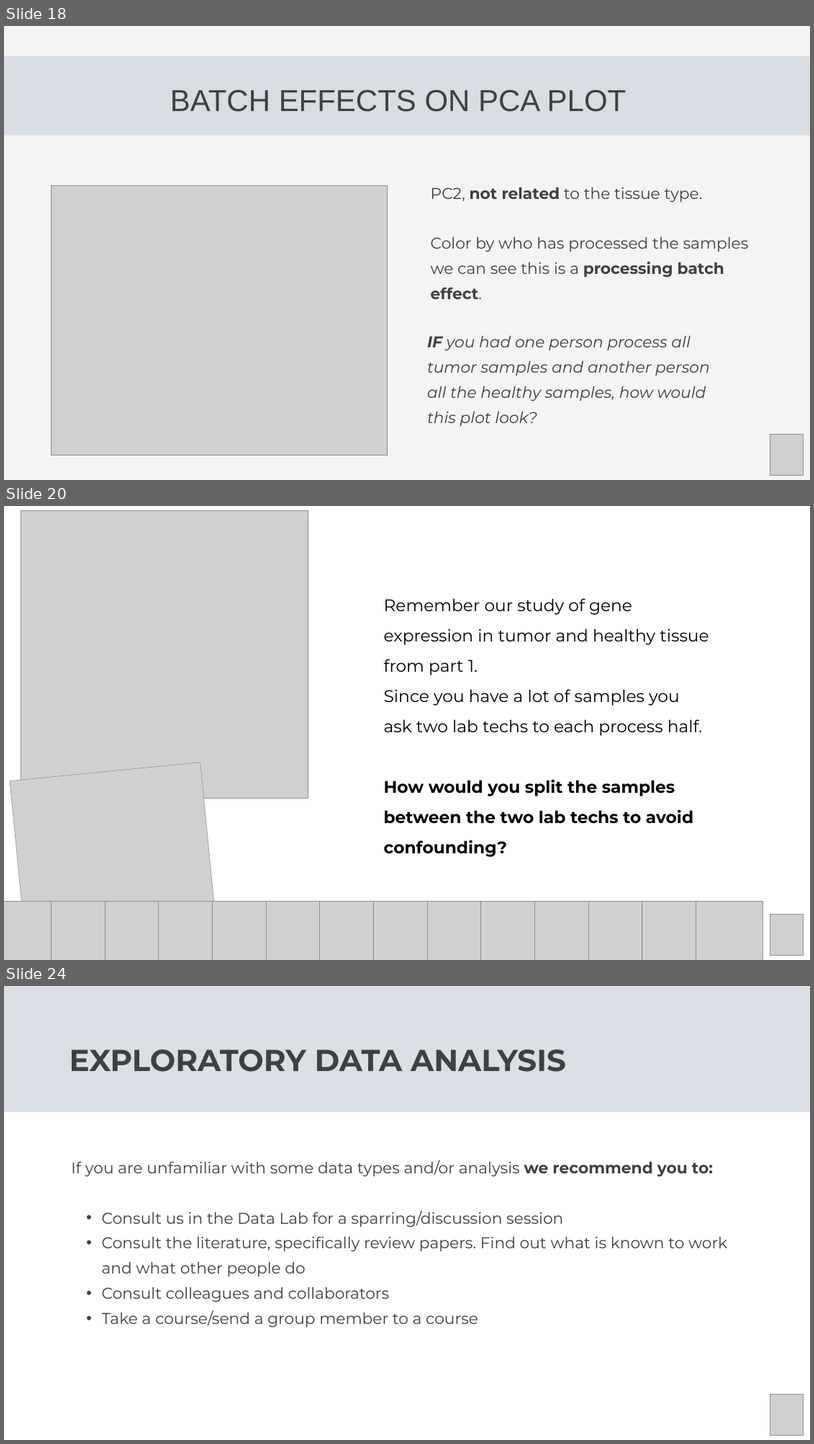
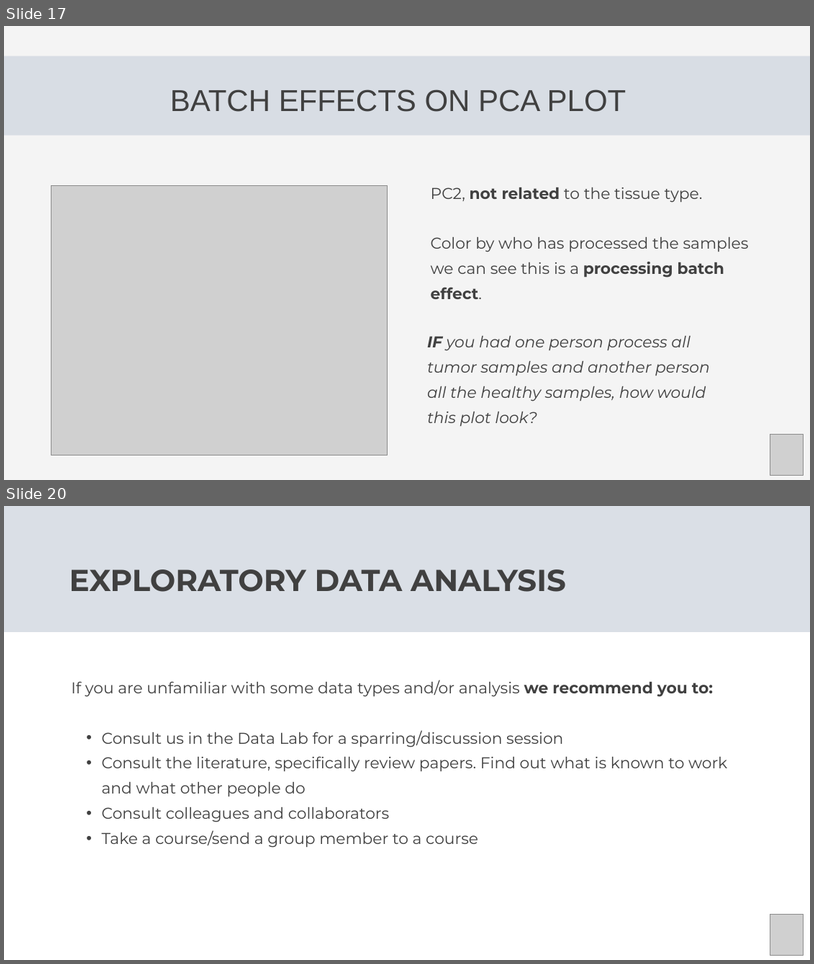
Before and after one commit to Center-for-Health-Data-Science/Foundations-of-Health-Data-Science, a slide deck: Slides/FHDS_Exploratory_Data_Analysis_Part2.pptx. Shown one above the other, each under a label of ours: slides 18, 20 and 24 before the commit, slides 17 and 20 after it; the slides between them are not shown. The pictures are 814x1444 and 814x964 pixels, drawn with LibreOffice and Linux fonts; fonts in the diff are those of the drawing; grey boxes stand for pictures. Boxes give left, top, right and bottom in pixels: in the first picture for what was removed or moved away, otherwise in the second. Text is boxed around its words. In the diff, an @@ line names an element or a change of style, - is before the commit and + after.

```diff
--- a/Slides/FHDS_Exploratory_Data_Analysis_Part2.pptx
+++ b/Slides/FHDS_Exploratory_Data_Analysis_Part2.pptx
@@ slide 20 removed at bbox=[4, 506, 810, 960], background #FFFFFF @@
@@ picture removed at bbox=[21, 510, 308, 798] @@
@@ text removed at bbox=[384, 598, 709, 857] @@
-Remember our study of gene expression in tumor and healthy tissue from part 1.
-Since you have a lot of samples you ask two lab techs to each process half.
-How would you split the samples between the two lab techs to avoid confounding?
@@ picture removed at bbox=[10, 762, 219, 960] @@
@@ group removed at bbox=[4, 901, 764, 960]: 14 pictures @@
@@ picture removed at bbox=[770, 914, 803, 955] @@
@@ what was slide 18 is now slide 17 @@
@@ what was slide 24 is now slide 20 @@
```
Also in this commit, not shown: 4 slides changed, 3 slides added, 6 other slides removed.
